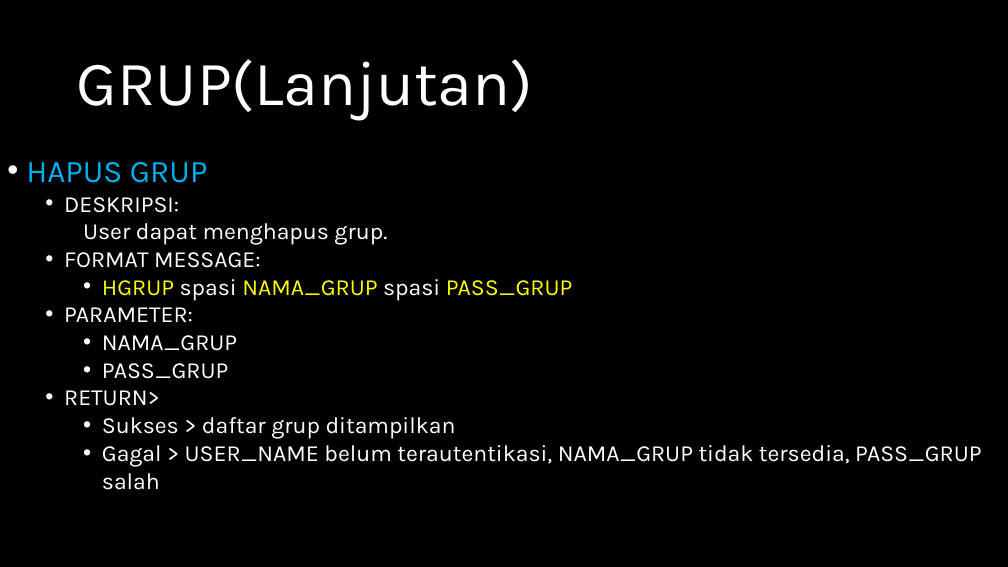
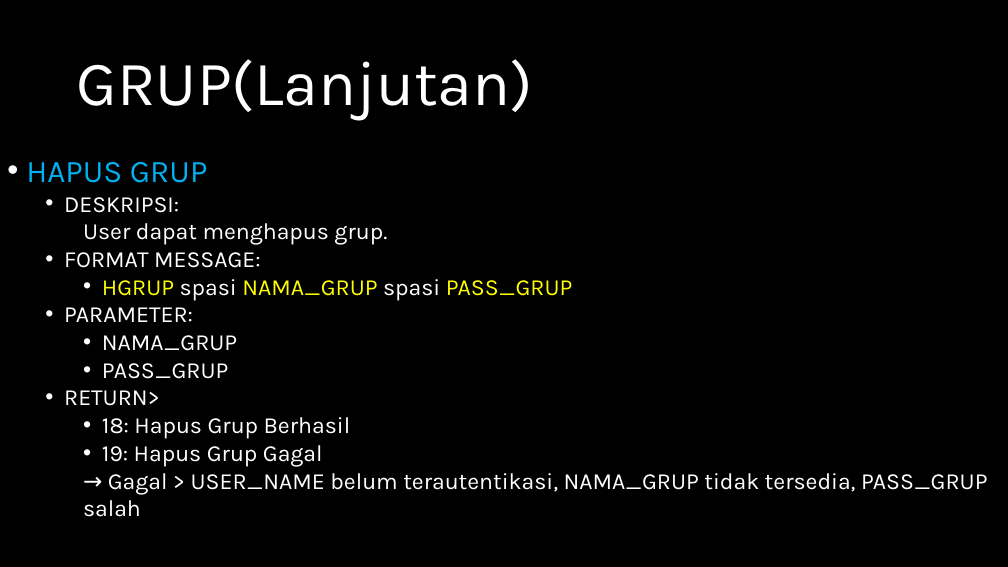
Before and after one commit to jeffrynasri/Kuliah-Progjar-E, a slide deck: slide 12 of TUGAS2_CHATSERVER/DRAFT-CHAT-SERVER.pptx. Drawn at 1008x567 pixels with LibreOffice and Linux fonts; fonts in the diff are those of the drawing. Boxes give left, top, right and bottom in pixels: in the first picture for what was removed or moved away, otherwise in the second. Text is boxed around its words. In the diff, an @@ line names an element or a change of style, - is before the commit and + after.

```diff
--- a/TUGAS2_CHATSERVER/DRAFT-CHAT-SERVER.pptx
+++ b/TUGAS2_CHATSERVER/DRAFT-CHAT-SERVER.pptx
@@ text at (x1=83, y1=417, x2=987, y2=517): text changed @@
-    • Sukses > daftar grup ditampilkan
-    • Gagal > USER_NAME belum terautentikasi, NAMA_GRUP tidak tersedia, PASS_GRUP salah
+    • 18: Hapus Grup Berhasil
+    • 19: Hapus Grup Gagal
+    → Gagal > USER_NAME belum terautentikasi, NAMA_GRUP tidak tersedia, PASS_GRUP salah
```
Also in this commit, not shown: 12 other slides changed.
